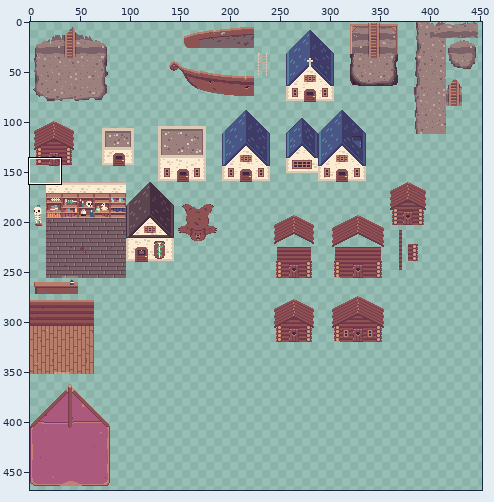
Sprite sheet: static/images/large-sprites.png. The first picture is a wide view before the edit; the outline marks the close-up.
Close-up. Earlier state:
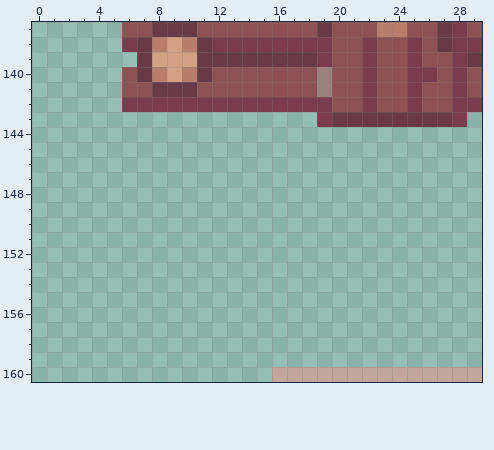
The file is 1000x1000 pixels. Shown: x 0..29, y 137..160. The wide view leaves out empty margins.
Now the later version:
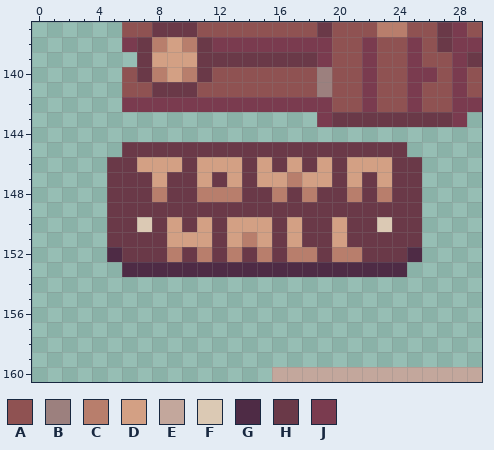
Palette (. is transparent): A #8f5252  B #9c807e  C #b87e6c  D #d3a084  E #c3a79c  F #dbc9b4  G #4e2b45  H #6a3948  J #7a3b4f
Log entry: add town hall sign
Difference:
Changed rows in their new state; - is an unchanged pixel.
first column x 5:
145 -HHHHHHHHHHHHHHHHHHH-
146 HHDDDHDDDHDHDHDHDDDHH
147 HHHDHHDHDHDDCDDHDHDHH
148 HHHCHHCCCHHCHCHHCHCHH
149 HHHHHHHHHHHHHHHHHHHHH
150 HHFHDHDHDDDHDHHDHHFHH
151 HHHHDDDHDCDHDHHDHHHHH
152 GHHHCHCHCHCHCCHCCHHHG
153 -GGGGGGGGGGGGGGGGGGG-
